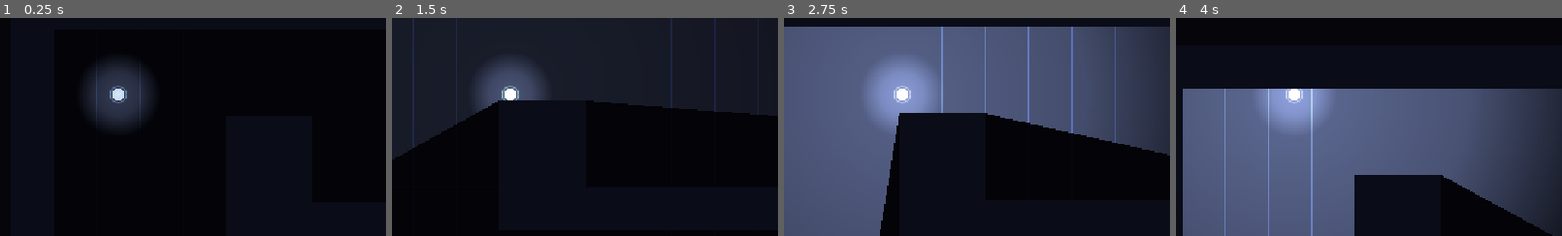
Above: before the commit, frames 1-4 (left to right).
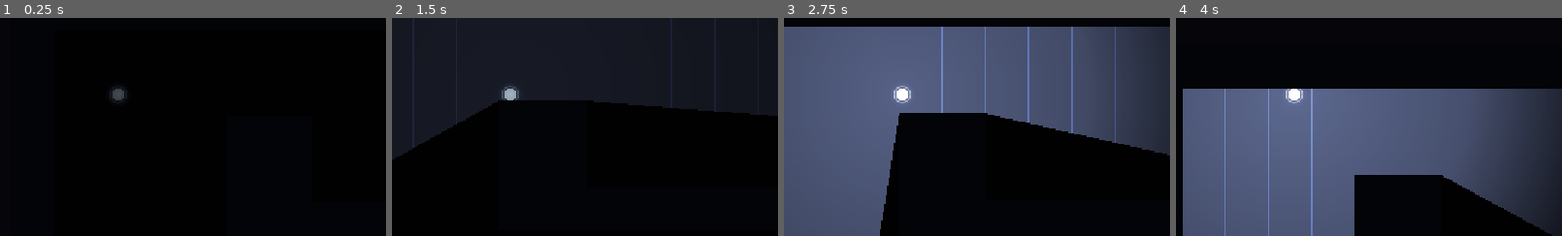
Above: after the commit, the same moments.

Repository: lingrui0202/echo
Game: Godot game, scene res://scenes/Level01.tscn
The game is run twice, just before and just after one commit, with the same random seed, the same clock (stepped at 60 frames per second) and the same inputs.
Inputs:
- Up to frame 1 (0.25 s): no input
- Up to frame 2 (1.5 s): tap Enter at 0.5 s; hold D (move_right) 0.53-1.28 s; tap Space (sonar) at 0.6, 1.35 s; hold S (move_down) from 1.28 s (still down)
- Up to frame 3 (2.75 s): tap R (restart) at 2 s; release S (move_down) at 2.03 s; hold D (move_right) from 2.03 s (still down); tap Tab (stats) at 2.1 s; tap Space (sonar) at 2.3 s
- Up to frame 4 (4 s): release D (move_right) at 2.78 s; hold W (move_up) 2.78-3.53 s; tap Space (sonar) at 2.85, 3.6 s; hold A (move_left) from 3.53 s (still down)
The pictures show only the part of the screen within x 34-84%, y 32-82%; the shares and areas given below are measured in that part.

The runs differ from the first frame. In frame 1, 4.8% of the frame differs, in the area x 21-40%, y 18-52%; in frame 2, 3.0%; in frame 3, 4.1%; in frame 4, 2.7%.

Commit message:
feat(darkness): 常亮光圈 128→40px、环境光压到 0.015
- 试玩反馈：太简单，画面没全黑，仍能看清路
- CanvasModulate 0.05→0.015；AMBIENT 128/0.9→40/0.30
- tools/darkness_shots.gd：三档亮度对照
- tools/capture.gd 改为按真实时间卡点（帧数随负载漂移）
- _verify/compare_darkness.png：改动前后对照

Diff:
--- a/scenes/Level01.tscn
+++ b/scenes/Level01.tscn
@@ -8,7 +8,7 @@
 script = ExtResource("1_level")
 
 [node name="CanvasModulate" type="CanvasModulate" parent="."]
-color = Color(0.05, 0.055, 0.09, 1)
+color = Color(0.015, 0.017, 0.028, 1)
 
 [node name="Walls" type="Node2D" parent="."]
 
--- a/scenes/Player.tscn
+++ b/scenes/Player.tscn
@@ -15,7 +15,7 @@
 shape = SubResource("CircleShape2D_player")
 
 [node name="AmbientLight" type="PointLight2D" parent="."]
-energy = 0.9
+energy = 0.3
 texture_scale = 1.0
 shadow_enabled = true
 
--- a/scripts/player.gd
+++ b/scripts/player.gd
@@ -6,6 +6,11 @@
 const SPEED := 235.0
 const SONAR_COOLDOWN := 1.2     # ← 报告里的核心实验变量
 
+# 常亮光圈：只让你知道"自己站在哪"，看不见下一个格子。
+# 第 5 周试玩反馈"还是能看清路、和普通迷宫没区别"，所以从 128px/0.9 收到 40px/0.30。
+const AMBIENT_RADIUS := 40
+const AMBIENT_ENERGY := 0.30
+
 @onready var sonar := $Sonar
 @onready var ambient: PointLight2D = $AmbientLight
 
@@ -13,8 +18,9 @@
 var _alive := true
 
 func _ready() -> void:
-	# 很小的常亮光圈：没有它，全黑画面会让人 10 秒内放弃
-	ambient.texture = LightFactory.radial_texture(128)
+	ambient.texture = LightFactory.radial_texture(AMBIENT_RADIUS)
+	ambient.energy = AMBIENT_ENERGY
+	ambient.texture_scale = 1.0
 	sonar.setup(LightFactory.radial_texture(256))
 	GameLog.start_session()
 	queue_redraw()
--- a/tools/capture.gd
+++ b/tools/capture.gd
@@ -1,45 +1,72 @@
 extends SceneTree
-## 一次性验证脚本（不是游戏的一部分）。
+## 一次性验证脚本（不是游戏的一部分）：离屏跑关卡，在几个时间点截图。
 ## 用法：
-##   Godot_v4.7.2-stable_win64_console.exe --path <项目目录> --script res://tools/capture.gd
+##   Godot_v4.7.2-stable_win64.exe --path <项目目录> --script res://tools/capture.gd
+##
+## 注意：这里一律按真实时间卡点，不按帧数。帧数会随机器负载变化，
+## 之前就出现过"声呐还在亮就拍了最后一张"的假象。
 
-const SHOT_FRAMES := {
-	8: "0_dark",
-	18: "1_early",
-	32: "2_mid",
-	60: "3_late",
-	100: "4_after",
-}
+const T_DARK := 150          # ms：还没发声呐
+const T_EMIT := 250          # ms：发光呐
+const T_EARLY := 250         # 发出后多少 ms 拍"早期"
+const T_MID := 600
+const T_LATE := 1000
+const T_AFTER := 300         # 声呐彻底结束之后再等多久
 
-var _frames := 0
+var _t0 := 0
+var _emitted_at := -1
 var _sonar: Node = null
+var _shots := {}
 
 func _initialize() -> void:
 	root.size = Vector2i(1152, 648)
 	var ps: PackedScene = load("res://scenes/Level01.tscn")
 	root.add_child(ps.instantiate())
+	_t0 = Time.get_ticks_msec()
+
+func _ms() -> int:
+	return Time.get_ticks_msec() - _t0
+
+func _shot(name: String) -> void:
+	var img := root.get_texture().get_image()
+	img.save_png("res://_verify/shot_%s.png" % name)
+	var info := "n/a"
+	if _sonar != null:
+		info = "energy=%.3f scale=%.3f active=%s" % [
+			_sonar.get("energy"), _sonar.get("texture_scale"), _sonar.call("is_active")
+		]
+	print("[capture] %s  sonar %s" % [name, info])
 
 func _process(_delta: float) -> bool:
-	_frames += 1
-
-	if _frames == 10:
+	if _sonar == null:
 		var p := root.get_node_or_null("Level01/Player")
 		if p != null:
 			_sonar = p.get_node_or_null("Sonar")
+
+	if _ms() >= T_DARK and not _shots.has("0_dark"):
+		_shots["0_dark"] = true
+		_shot("0_dark")
+
+	if _ms() >= T_EMIT and _emitted_at < 0:
+		_emitted_at = _ms()
 		if _sonar != null:
 			_sonar.emit()
 			print("[capture] sonar emitted")
 
-	if SHOT_FRAMES.has(_frames):
-		var img := root.get_texture().get_image()
-		img.save_png("res://_verify/shot_%s.png" % SHOT_FRAMES[_frames])
-		var info := "n/a"
-		if _sonar != null:
-			info = "energy=%.3f scale=%.3f active=%s" % [
-				_sonar.get("energy"), _sonar.get("texture_scale"), _sonar.call("is_active")
-			]
-		print("[capture] %s  sonar %s" % [SHOT_FRAMES[_frames], info])
-
-	if _frames >= 104:
-		return true
+	if _emitted_at >= 0:
+		var since := _ms() - _emitted_at
+		if since >= T_EARLY and not _shots.has("1_early"):
+			_shots["1_early"] = true
+			_shot("1_early")
+		if since >= T_MID and not _shots.has("2_mid"):
+			_shots["2_mid"] = true
+			_shot("2_mid")
+		if since >= T_LATE and not _shots.has("3_late"):
+			_shots["3_late"] = true
+			_shot("3_late")
+		if (since >= T_LATE + T_AFTER and _sonar != null
+				and not _sonar.call("is_active") and not _shots.has("4_after")):
+			_shots["4_after"] = true
+			_shot("4_after")
+			return true
 	return false
--- /dev/null
+++ b/tools/darkness_shots.gd
@@ -0,0 +1,72 @@
+extends SceneTree
+## 亮度对照工具（不是游戏的一部分）：同一张关卡，跑三种"黑暗档位"，各拍两张。
+##   一张是没发声呐（只看常亮光圈），一张是声呐最亮的那一帧。
+## 用法：
+##   Godot_v4.7.2-stable_win64_console.exe --path <工程目录> --script res://tools/darkness_shots.gd
+##
+## 产出：_verify/dark_<tag>_idle.png、_verify/dark_<tag>_sonar.png
+
+const PRESETS := [
+	{"tag": "A_now", "mod": Color(0.05, 0.055, 0.09), "amb_r": 128, "amb_e": 0.9},
+	{"tag": "B_dark", "mod": Color(0.03, 0.033, 0.05), "amb_r": 72, "amb_e": 0.55},
+	{"tag": "C_black", "mod": Color(0.015, 0.017, 0.028), "amb_r": 40, "amb_e": 0.30},
+]
+
+const BLOCK := 70          # 每个档位占多少帧
+const SONAR_AT := 12       # 发光呐
+const SONAR_SHOT := 45     # 拍"声呐中"
+
+var _f := 0
+var _level: Node = null
+var _player: Node = null
+var _sonar: Node = null
+var _mod: CanvasModulate = null
+var _done: Array = []
+
+func _initialize() -> void:
+	root.size = Vector2i(1152, 648)
+	var ps: PackedScene = load("res://scenes/Level01.tscn")
+	_level = ps.instantiate()
+	root.add_child(_level)
+
+func _apply(p: Dictionary) -> void:
+	var light: PointLight2D = _player.get_node("AmbientLight")
+	light.texture = load("res://scripts/light_factory.gd").radial_texture(p["amb_r"])
+	light.energy = p["amb_e"]
+	light.texture_scale = 1.0
+	_mod.color = p["mod"]
+
+func _shot(tag: String, suffix: String) -> void:
+	var img := root.get_texture().get_image()
+	var path := "res://_verify/dark_%s_%s.png" % [tag, suffix]
+	img.save_png(path)
+	print("[dark] saved ", path)
+
+func _process(_delta: float) -> bool:
+	_f += 1
+
+	for i in PRESETS.size():
+		var base: int = i * BLOCK
+		var p: Dictionary = PRESETS[i]
+		if _f == base + 2:
+			if _player == null:
+				_player = _level.get_node("Player")
+				_sonar = _player.get_node("Sonar")
+				_mod = _level.get_node("CanvasModulate")
+			_player.global_position = Vector2(96, 96)
+			_apply(p)
+		if _f == base + 8:
+			_shot(p["tag"], "idle")
+		if _f == base + SONAR_AT:
+			_sonar.emit()
+		if _f == base + SONAR_SHOT:
+			_shot(p["tag"], "sonar")
+		if _f == base + SONAR_SHOT + 2:
+			_sonar.set("energy", 0.0)
+			_sonar.set("texture_scale", 0.3)
+			_sonar.set("_t", -1.0)
+
+	if _f > PRESETS.size() * BLOCK:
+		print("[dark] done ", PRESETS.size(), " presets")
+		return true
+	return false
Binary file added: _verify/compare_darkness.png
Binary file added: _verify/dark_A_now_idle.png
Binary file added: _verify/dark_A_now_sonar.png
Binary file added: _verify/dark_B_dark_idle.png
Binary file added: _verify/dark_B_dark_sonar.png
Binary file added: _verify/dark_C_black_idle.png
Binary file added: _verify/dark_C_black_sonar.png
Binary file changed: _verify/shot_0_dark.png
Binary file changed: _verify/shot_1_early.png
Binary file changed: _verify/shot_2_mid.png
Binary file changed: _verify/shot_3_late.png
Binary file changed: _verify/shot_4_after.png
(and 3 more such lines)
